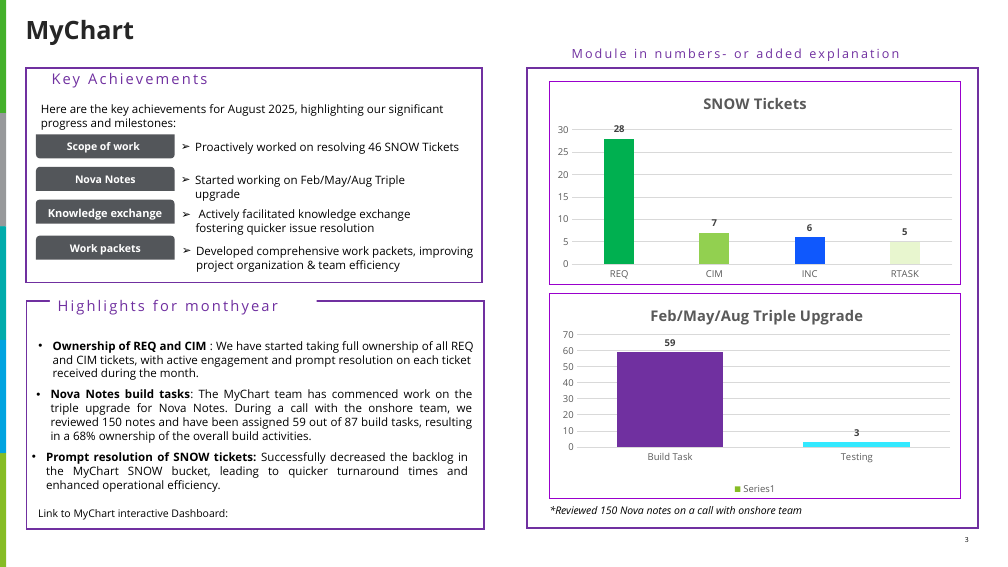
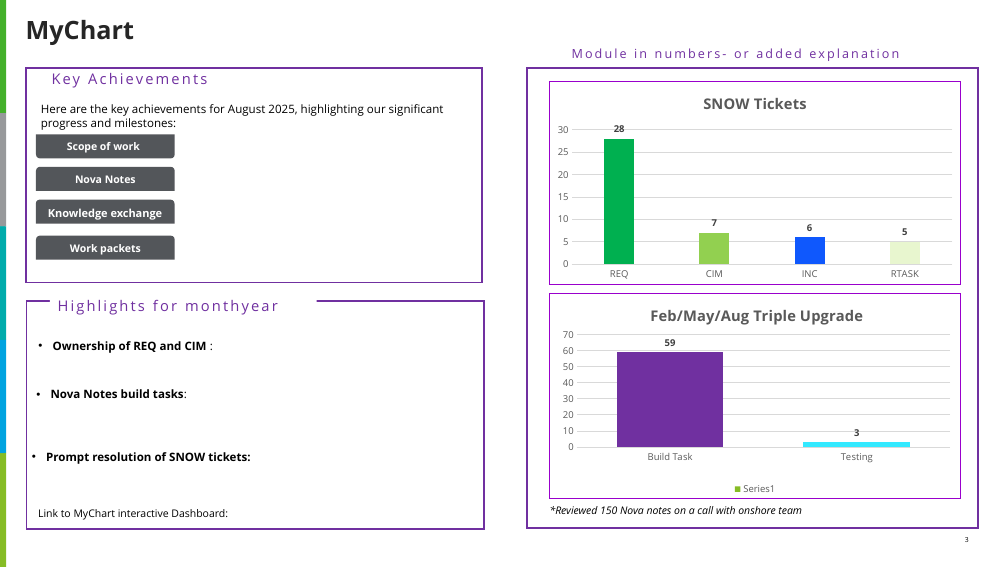
Before and after one commit to akshaya3206/Tracker-WeeklyDeck, a slide deck: slide 3 of Monthly_updates_CHRISTUS POD-1 Template.pptx. Drawn at 1008x567 pixels with LibreOffice and Linux fonts; fonts in the diff are those of the drawing. Boxes give left, top, right and bottom in pixels: in the first picture for what was removed or moved away, otherwise in the second. Text is boxed around its words. In the diff, an @@ line names an element or a change of style, - is before the commit and + after.

```diff
--- a/Monthly_updates_CHRISTUS POD-1 Template.pptx
+++ b/Monthly_updates_CHRISTUS POD-1 Template.pptx
@@ text removed at bbox=[195, 142, 459, 154] @@
-➢ Proactively worked on resolving 46 SNOW Tickets
@@ text removed at bbox=[195, 175, 405, 201] @@
-➢ Started working on Feb/May/Aug Triple upgrade
@@ text removed at bbox=[196, 209, 410, 235] @@
-➢ Actively facilitated knowledge exchange fostering quicker issue resolution
@@ text removed at bbox=[196, 246, 473, 272] @@
-➢ Developed comprehensive work packets, improving project organization & team efficiency
@@ text at bbox=[53, 341, 207, 353]: text changed; bold on @@
-• Ownership of REQ and CIM : We have started taking full ownership of all REQ and CIM tickets, with active engagement and prompt resolution on each ticket received during the month.
+• Ownership of REQ and CIM :
@@ text at bbox=[51, 389, 187, 398]: text changed; bold on @@
-• Nova Notes build tasks: The MyChart team has commenced work on the triple upgrade for Nova Notes. During a call with the onshore team, we reviewed 150 notes and have been assigned 59 out of 87 build tasks, resulting in a 68% ownership of the overall build activities.
+• Nova Notes build tasks:
@@ text at bbox=[46, 452, 250, 464]: text changed; bold on @@
-• Prompt resolution of SNOW tickets: Successfully decreased the backlog in the MyChart SNOW bucket, leading to quicker turnaround times and enhanced operational efficiency.
+• Prompt resolution of SNOW tickets:
```
Also in this commit, not shown: 5 other slides changed, 4 other files.
